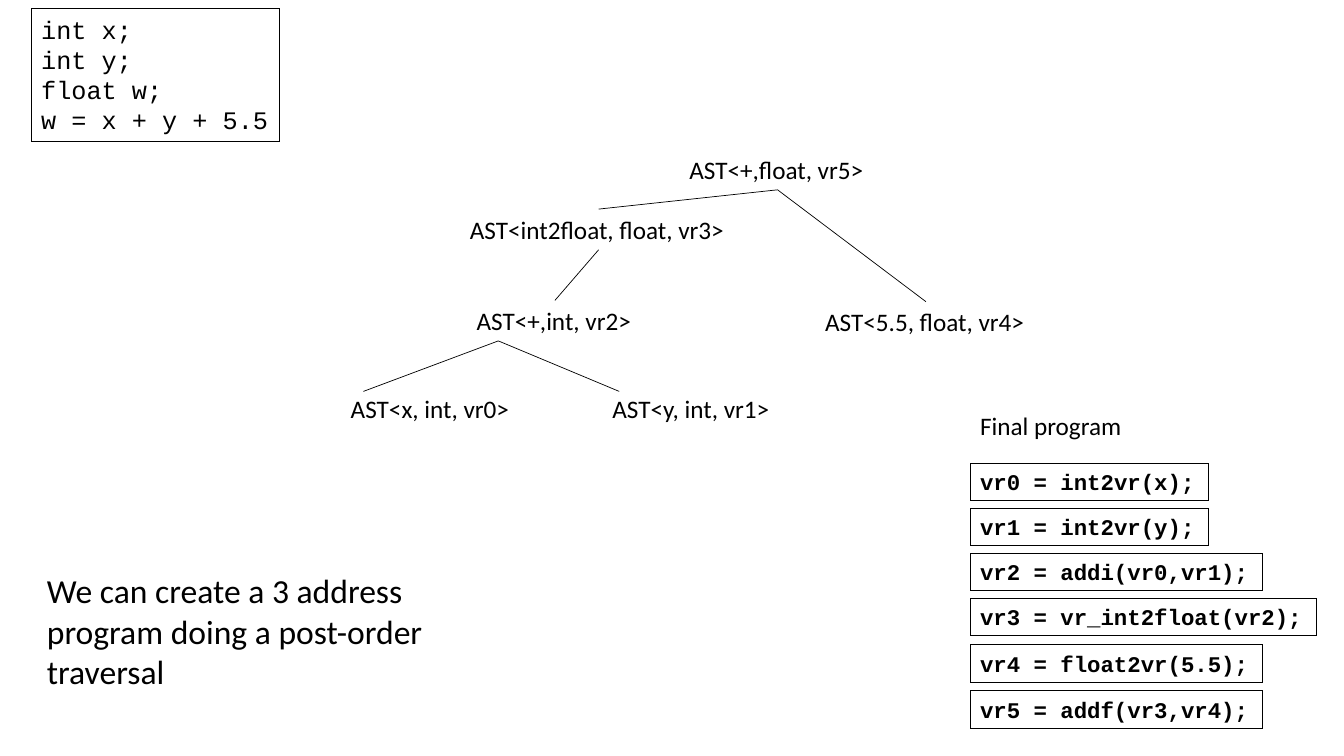
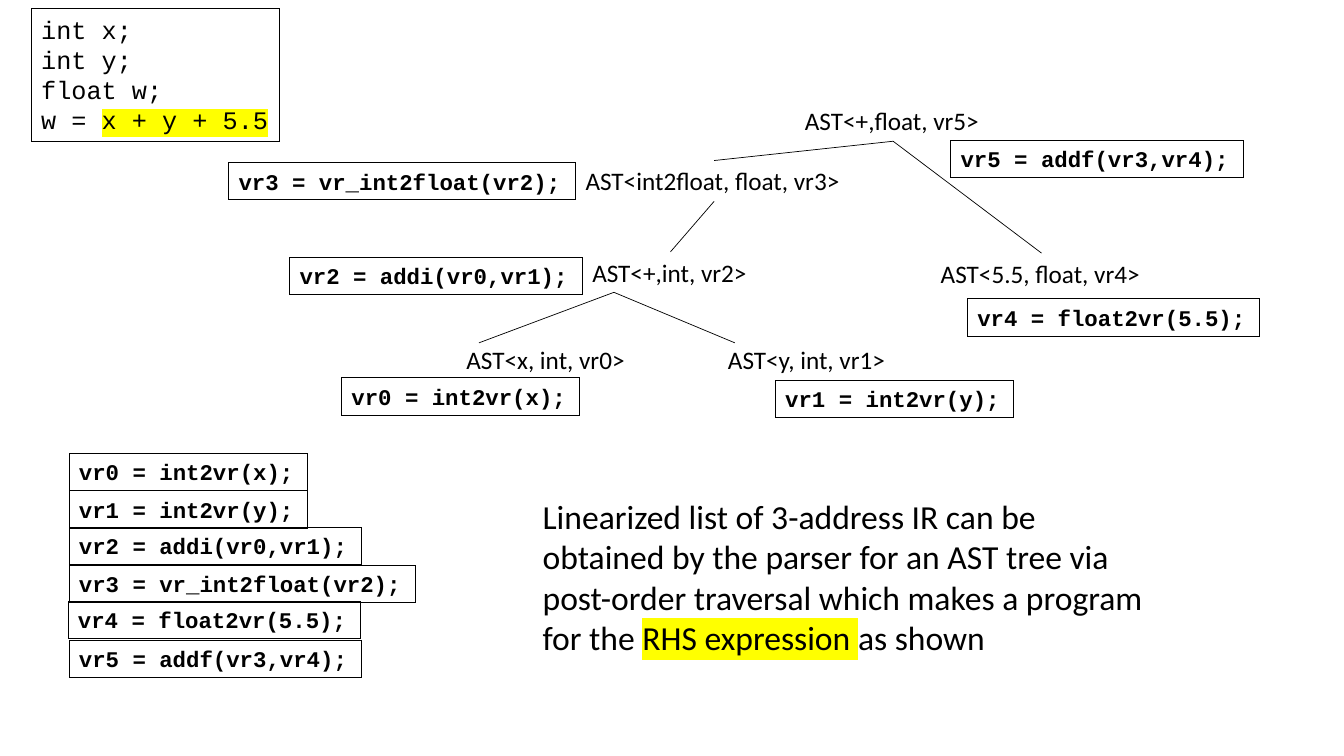
Before and after one commit to siero/CSE110A-W26, a slide deck: slide 45 of PDFS/C110-M3-04-FUNCTIONS-IR-SCOPE.pptx. Drawn at 1344x756 pixels with LibreOffice and Linux fonts; fonts in the diff are those of the drawing. Boxes give left, top, right and bottom in pixels: in the first picture for what was removed or moved away, otherwise in the second. Text is boxed around its words. In the diff, an @@ line names an element or a change of style, - is before the commit and + after.

```diff
--- a/PDFS/C110-M3-04-FUNCTIONS-IR-SCOPE.pptx
+++ b/PDFS/C110-M3-04-FUNCTIONS-IR-SCOPE.pptx
@@ text in rectangle at bbox=[41, 81, 268, 138]: highlight none to #FFFF00 in "x + y + 5.5" @@
@@ rectangle "vr5 = addf(vr3,vr4);": place and size @@
-rectangle "vr5 = addf(vr3,vr4);" at bbox=[970, 691, 1262, 728]
+rectangle "vr5 = addf(vr3,vr4);" at bbox=[951, 140, 1243, 177]
@@ rectangle "vr3 = vr_int2float(vr2);": place and size @@
-rectangle "vr3 = vr_int2float(vr2);" at bbox=[970, 599, 1317, 636]
+rectangle "vr3 = vr_int2float(vr2);" at bbox=[229, 162, 576, 200]
@@ 6 texts, 3 lines: place and size @@
-6 texts, 3 lines at bbox=[351, 161, 1024, 422]
+6 texts, 3 lines at bbox=[466, 112, 1139, 373]
@@ rectangle "vr2 = addi(vr0,vr1);": place and size @@
-rectangle "vr2 = addi(vr0,vr1);" at bbox=[970, 554, 1262, 591]
+rectangle "vr2 = addi(vr0,vr1);" at bbox=[289, 258, 582, 295]
@@ line moved from (498, 341) - (619, 391) to (614, 292) - (479, 343) @@
@@ line moved from (498, 341) - (363, 391) to (614, 292) - (735, 343) @@
@@ rectangle "vr4 = float2vr(5.5);": place and size @@
-rectangle "vr4 = float2vr(5.5);" at bbox=[970, 645, 1262, 683]
+rectangle "vr4 = float2vr(5.5);" at bbox=[968, 299, 1260, 337]
@@ rectangle "vr0 = int2vr(x);": place and size @@
-rectangle "vr0 = int2vr(x);" at bbox=[970, 464, 1208, 501]
+rectangle "vr0 = int2vr(x);" at bbox=[342, 378, 580, 415]
@@ rectangle "vr1 = int2vr(y);": place and size @@
-rectangle "vr1 = int2vr(y);" at bbox=[970, 509, 1208, 546]
+rectangle "vr1 = int2vr(y);" at bbox=[775, 380, 1013, 417]
@@ text removed at bbox=[980, 417, 1121, 440] @@
-Final program
@@ rectangle added at bbox=[70, 454, 308, 491], outline #000000 0.75 pt, 16 pt, text #000000, bold @@
+vr0 = int2vr(x);
@@ rectangle added at bbox=[70, 491, 308, 528], outline #000000 0.75 pt, 16 pt, text #000000, bold @@
+vr1 = int2vr(y);
@@ text added at bbox=[543, 505, 1142, 656], 24 pt, text #000000 @@
+Linearized list of 3-address IR can be obtained by the parser for an AST tree via post-order traversal which makes a program for the RHS expression as shown
@@ rectangle added at bbox=[70, 527, 362, 565], outline #000000 0.75 pt, 16 pt, text #000000, bold @@
+vr2 = addi(vr0,vr1);
@@ rectangle added at bbox=[70, 566, 416, 603], outline #000000 0.75 pt, 16 pt, text #000000, bold @@
+vr3 = vr_int2float(vr2);
@@ text removed at bbox=[47, 579, 423, 685] @@
-We can create a 3 address program doing a post-order traversal
@@ rectangle added at bbox=[69, 602, 361, 639], outline #000000 0.75 pt, 16 pt, text #000000, bold @@
+vr4 = float2vr(5.5);
@@ rectangle added at bbox=[70, 640, 362, 678], outline #000000 0.75 pt, 16 pt, text #000000, bold @@
+vr5 = addf(vr3,vr4);
```
Also in this commit, not shown: 51 other slides changed, 4 slides added, 4 slides removed, 1 other file.
